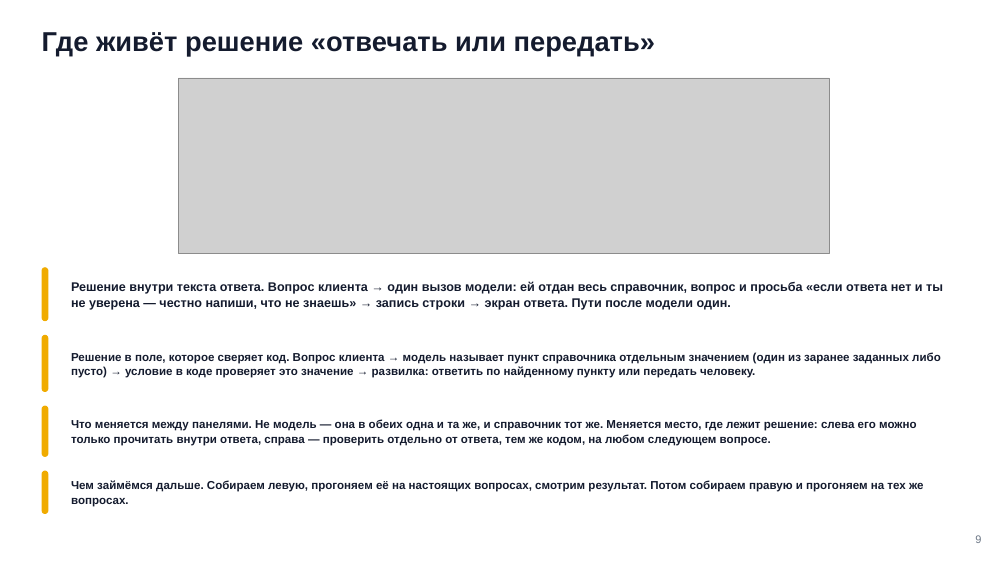
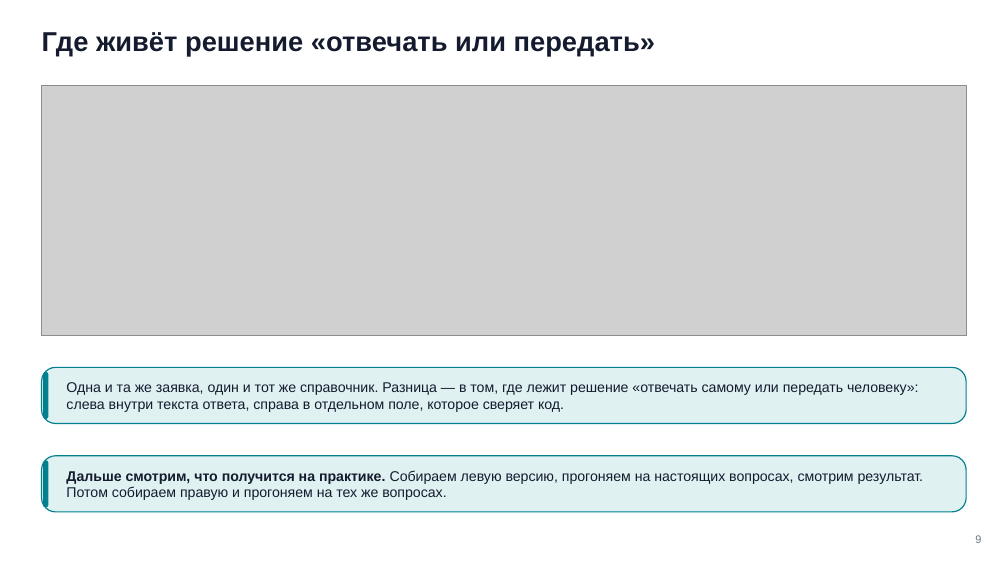
Before and after one commit to tellina-study/AI-usage-lessons, a slide deck: slide 9 of library/seminars/sem-09/rendered/sem-09.pptx. Drawn at 1008x567 pixels with LibreOffice and Linux fonts; fonts in the diff are those of the drawing; grey boxes stand for pictures. Boxes give left, top, right and bottom in pixels: in the first picture for what was removed or moved away, otherwise in the second. Text is boxed around its words. In the diff, an @@ line names an element or a change of style, - is before the commit and + after.

```diff
--- a/library/seminars/sem-09/rendered/sem-09.pptx
+++ b/library/seminars/sem-09/rendered/sem-09.pptx
@@ picture: place and size @@
-picture at (178,78,830,253)
+picture at (42,85,966,335)
@@ rounded rectangle removed at (42,268,48,321) @@
@@ text removed at (71,281,943,310) @@
-Решение внутри текста ответа. Вопрос клиента → один вызов модели: ей отдан весь справочник, вопрос и просьба «если ответа нет и ты не уверена — честно напиши, что не знаешь» → запись строки → экран ответа. Пути после модели один.
@@ rounded rectangle removed at (42,335,48,392) @@
@@ text removed at (71,352,941,378) @@
-Решение в поле, которое сверяет код. Вопрос клиента → модель называет пункт справочника отдельным значением (один из заранее заданных либо пусто) → условие в коде проверяет это значение → развилка: ответить по найденному пункту или передать человеку.
@@ rounded rectangle added at (42,368,966,423), fill #E0F1F2, outline #028090 1.1 pt @@
@@ rounded rectangle at (43,372,48,419): fill #F0AB00 to #028090 @@
@@ rounded rectangle: place and size @@
-rounded rectangle at (42,406,48,457)
+rounded rectangle at (43,372,48,419)
@@ text at (66,382,918,412): text changed; size 11 to 13.5 pt; bold off @@
-Что меняется между панелями. Не модель — она в обеих одна и та же, и справочник тот же. Меняется место, где лежит решение: слева его можно только прочитать внутри ответа, справа — проверить отдельно от ответа, тем же кодом, на любом следующем вопросе.
+Одна и та же заявка, один и тот же справочник. Разница — в том, где лежит решение «отвечать самому или передать человеку»: слева внутри текста ответа, справа в отдельном поле, которое сверяет код.
@@ rounded rectangle added at (42,456,966,512), fill #E0F1F2, outline #028090 1.1 pt @@
@@ rounded rectangle: place and size @@
-rounded rectangle at (42,470,48,513)
+rounded rectangle at (43,461,48,507)
@@ rounded rectangle at (43,461,48,507): fill #F0AB00 to #028090 @@
@@ text at (66,470,924,500): text changed; size 11 to 13.5 pt; bold off @@
-Чем займёмся дальше. Собираем левую, прогоняем её на настоящих вопросах, смотрим результат. Потом собираем правую и прогоняем на тех же вопросах.
+Дальше смотрим, что получится на практике. Собираем левую версию, прогоняем на настоящих вопросах, смотрим результат. Потом собираем правую и прогоняем на тех же вопросах.
```
Also in this commit, not shown: 60 other slides changed, 32 slides added, 24 slides removed, 1 other file.
